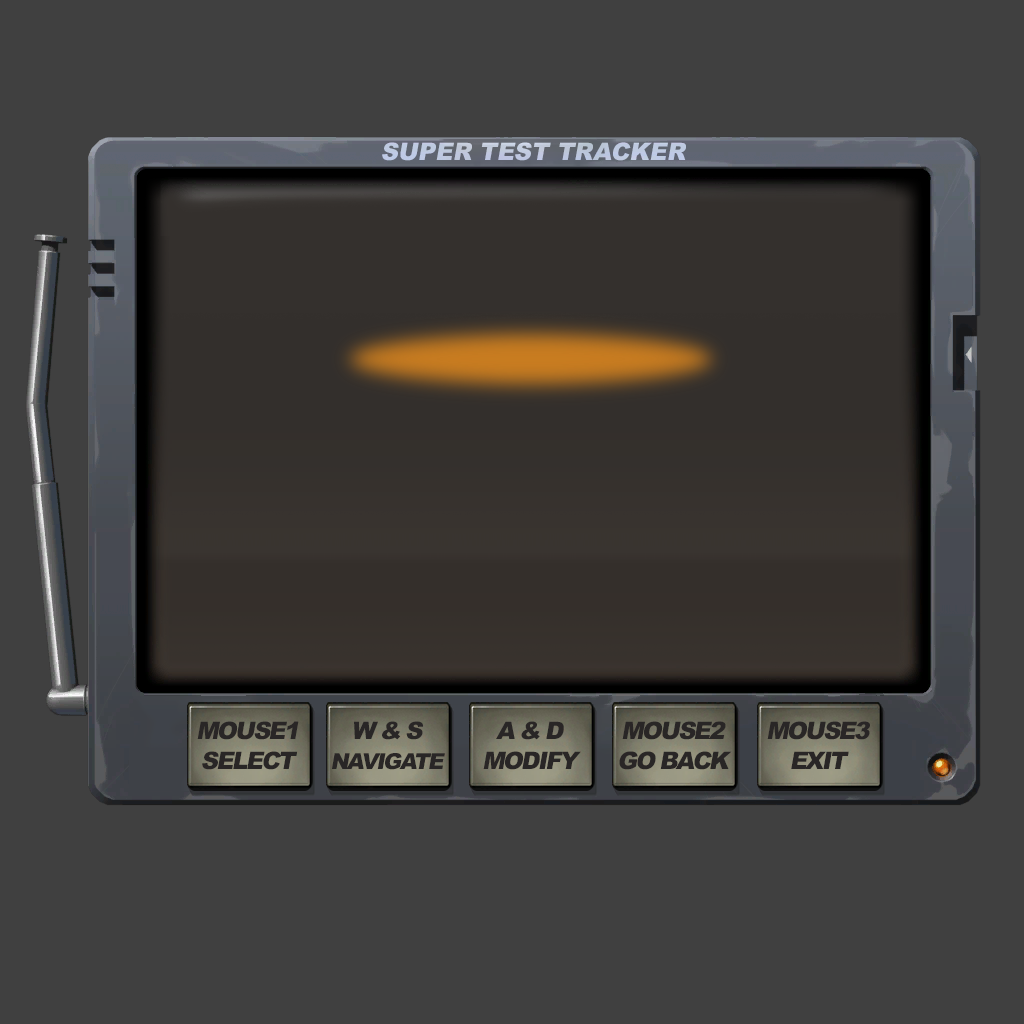
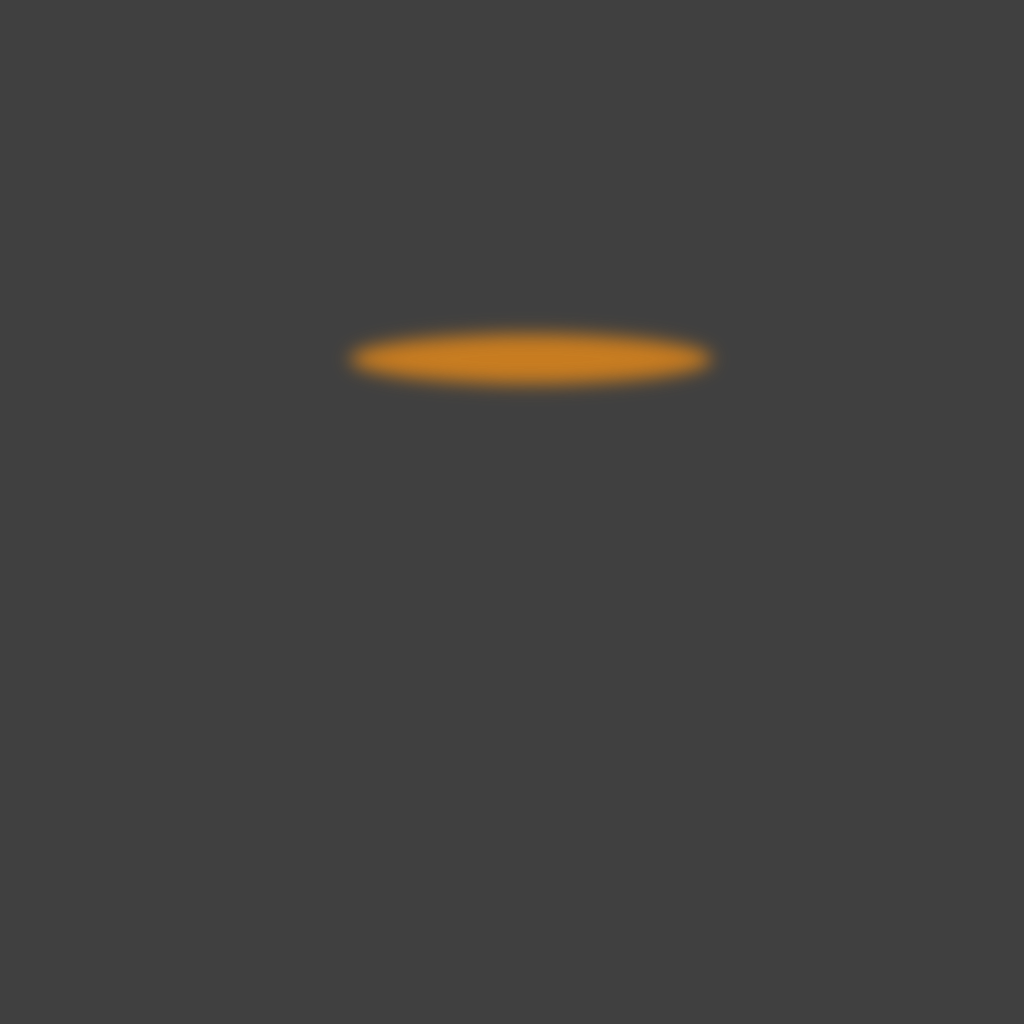
Two versions of the same layered image (w=1024, h=1024). Layer-by-layer changes:
"Group 1": opacity 100% → 0%, blend pass through → lighter color over (26, 136, 981, 806)
